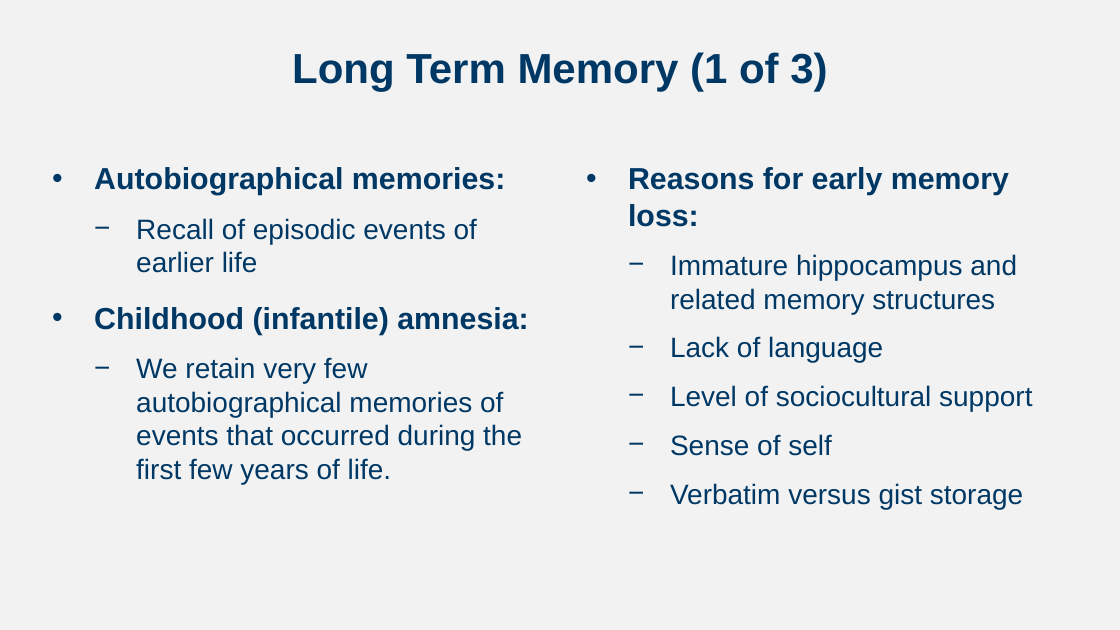
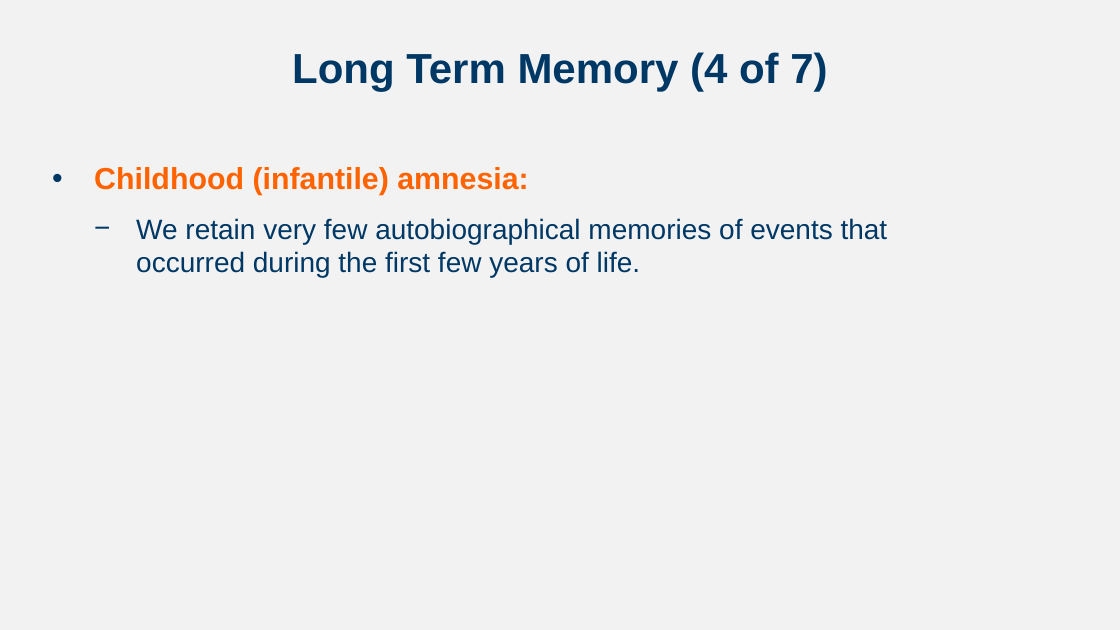
Before and after one commit to npm27/Teaching-Materials, a slide deck: slide 28 of Developmental Spring 24/Slides/Chapter 7.pptx (slide 13 before the commit). Drawn at 1120x630 pixels with LibreOffice and Linux fonts; fonts in the diff are those of the drawing. Boxes give left, top, right and bottom in pixels: in the first picture for what was removed or moved away, otherwise in the second. Text is boxed around its words. In the diff, an @@ line names an element or a change of style, - is before the commit and + after.

```diff
--- a/Developmental Spring 24/Slides/Chapter 7.pptx
+++ b/Developmental Spring 24/Slides/Chapter 7.pptx
@@ title at (x1=292, y1=52, x2=827, y2=92): text changed @@
-Long Term Memory (1 of 3)
+Long Term Memory (4 of 7)
@@ text at (x1=94, y1=167, x2=505, y2=273): paragraphs removed @@
-• Autobiographical memories:
-  − Recall of episodic events of earlier life
@@ text at (x1=94, y1=167, x2=528, y2=195): text colour #003865 to #FF6300 in "Childhood (infantile) amnesia:" @@
@@ text removed at (x1=628, y1=167, x2=1032, y2=509) @@
-• Reasons for early memory loss:
-  − Immature hippocampus and related memory structures
-  − Lack of language
-  − Level of sociocultural support
-  − Sense of self
-  − Verbatim versus gist storage
```
Also in this commit, not shown: 20 other slides changed, 18 slides added, 16 other files.
